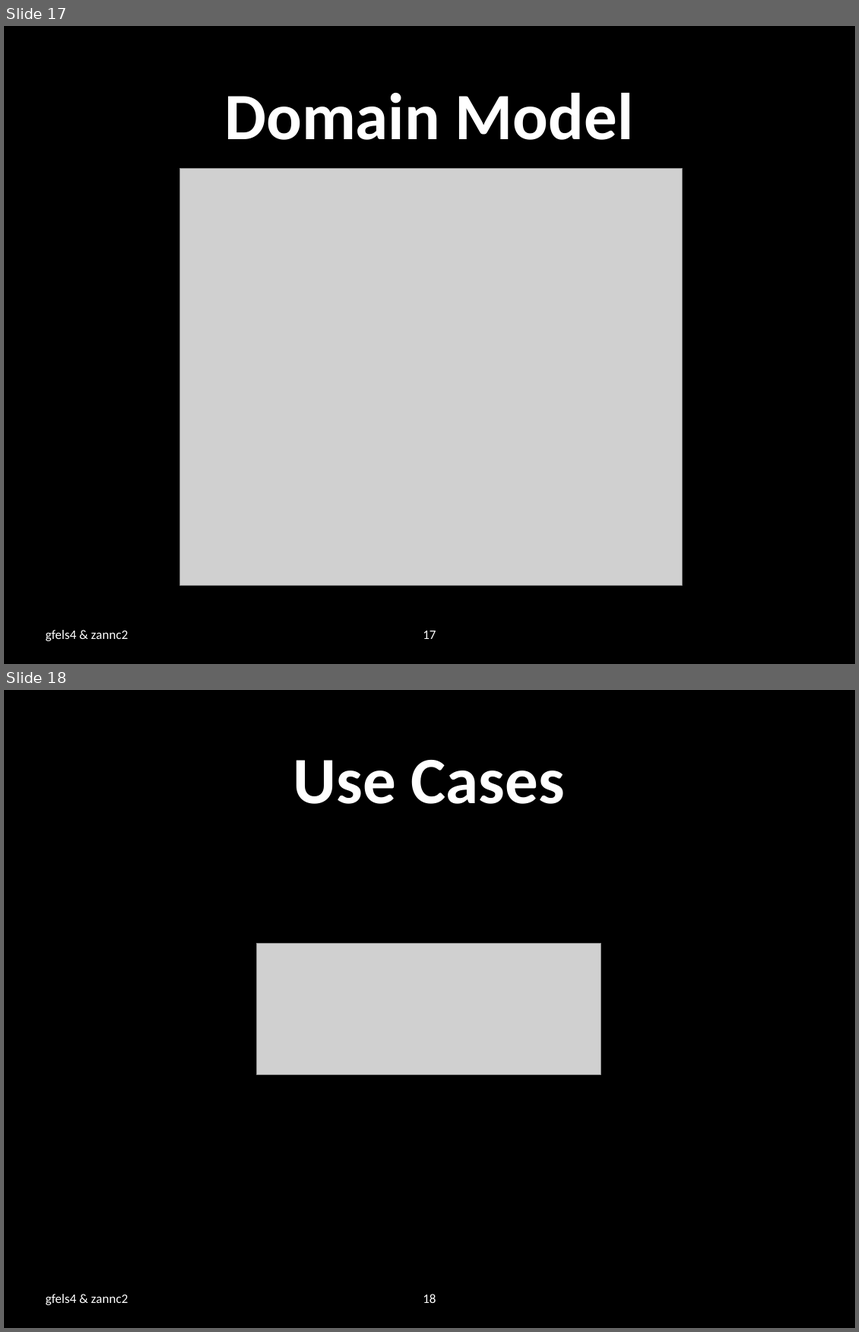
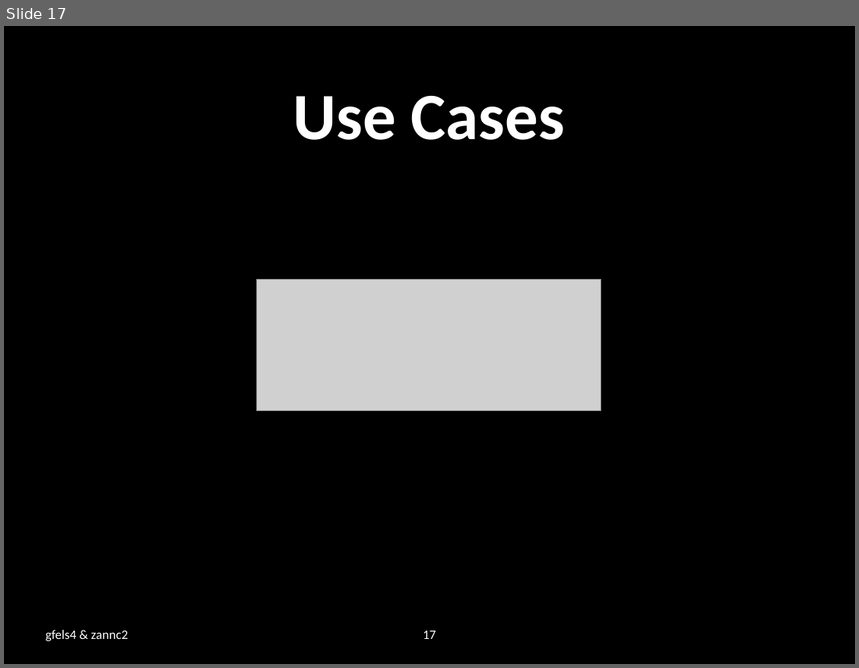
Before and after one commit to zannc2/SearchRobot, a slide deck: SearchRobot/doc/presentation.pptx. Shown one above the other, each under a label of ours: slides 17 and 18 before the commit, slide 17 after it. The pictures are 859x1332 and 859x668 pixels, drawn with LibreOffice and Linux fonts; fonts in the diff are those of the drawing; grey boxes stand for pictures; background and template pictures are left out. Boxes give left, top, right and bottom in pixels: in the first picture for what was removed or moved away, otherwise in the second. Text is boxed around its words. In the diff, an @@ line names an element or a change of style, - is before the commit and + after.

```diff
--- a/SearchRobot/doc/presentation.pptx
+++ b/SearchRobot/doc/presentation.pptx
@@ slide 17 removed at bbox=[4, 26, 855, 664], background picture (left out) @@
@@ title removed at bbox=[224, 93, 634, 140] @@
-Domain Model
@@ picture removed at bbox=[180, 168, 683, 585] @@
@@ text removed at bbox=[46, 630, 129, 642] @@
-gfels4 & zannc2
@@ page number removed at bbox=[423, 631, 436, 639] @@
-17
@@ what was slide 18 is now slide 17 @@
@@ page number at bbox=[423, 631, 436, 639]: text changed @@
-18
+17
```
Also in this commit, not shown: 4 slides changed, 2 slides added, 2 other files.
